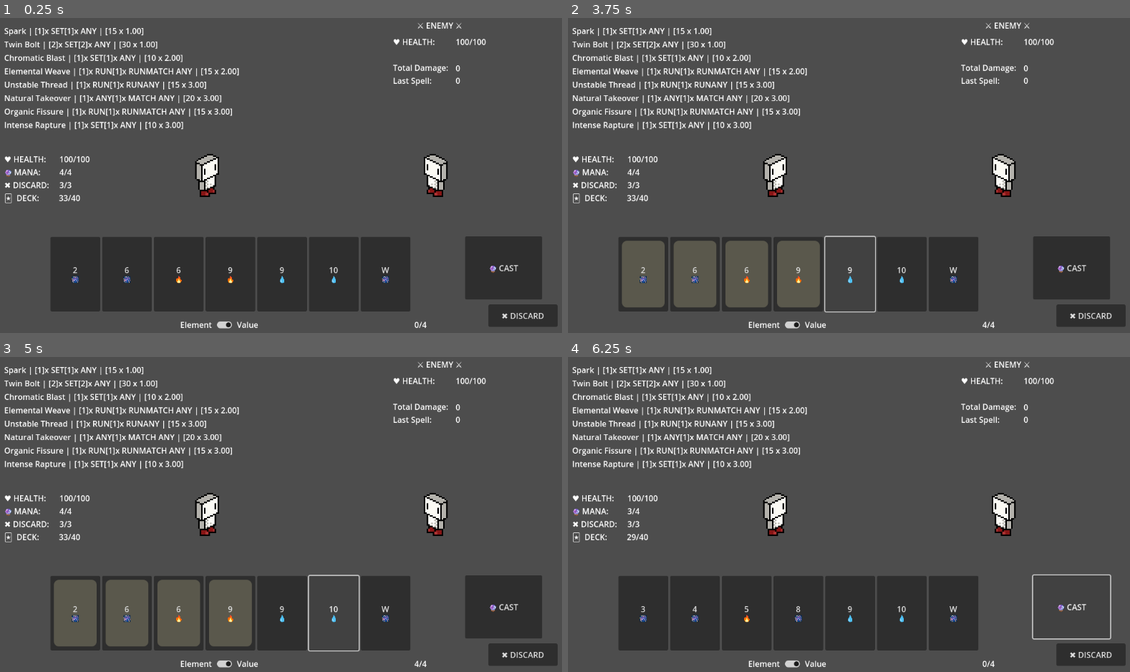
Above: before the commit, frames 1-4 (two rows, left to right).
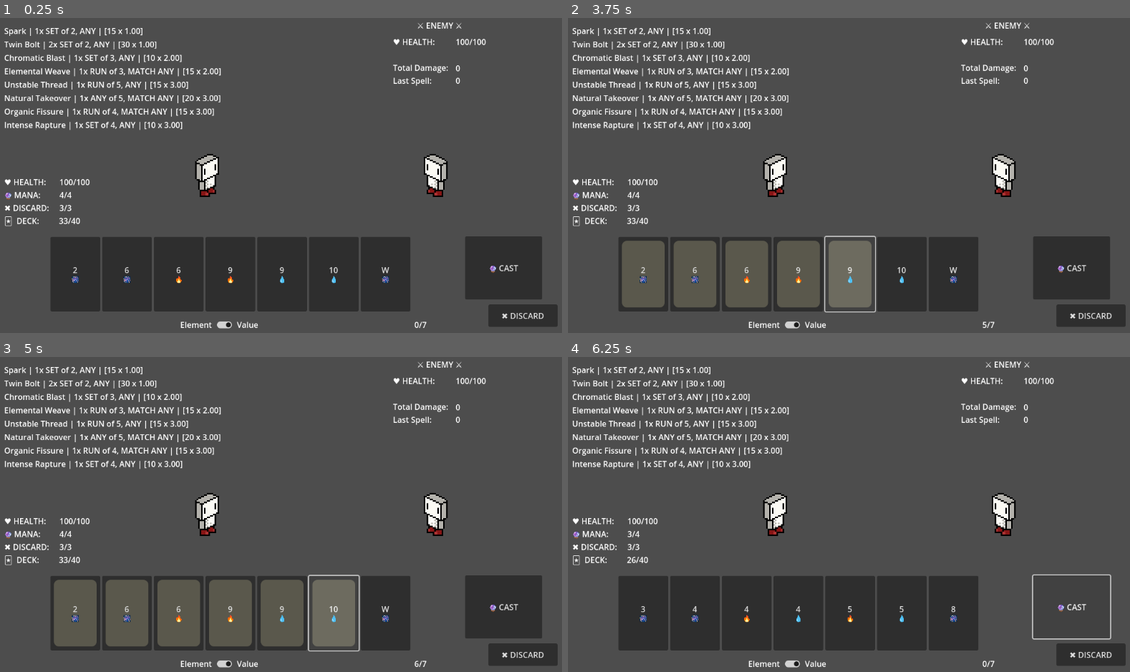
Above: after the commit, the same moments.

Repository: itsdotnickscott/wizard_card_game
Game: Godot game, scene res://scenes/battle.tscn
Same seed, same stepped clock (60 frames per second), same inputs: the game is played once before the commit and once after it.
Inputs:
- Up to frame 1 (0.25 s): no input
- Up to frame 2 (3.75 s): click "2 🎆" at 0.5 s; click "6 🎆" at 1.25 s; click "6 🔥" at 2 s; click "9 🔥" at 2.75 s; click "9 💧" at 3.5 s
- Up to frame 3 (5 s): click "10 💧" at 4.25 s
- Up to frame 4 (6.25 s): click "W 🎆" at 5 s; click "🔮 CAST" at 5.75 s

The runs differ from the first frame. In frame 1, 3.3% of the frame differs, in the area x 0-76%, y 3-99%; in frame 2, 4.9%; in frame 3, 6.4%; in frame 4, 3.4%.

Commit message:
Analysis wrap up

Diff:
--- a/scenes/battle_ui.tscn
+++ b/scenes/battle_ui.tscn
@@ -23,9 +23,9 @@
 [node name="PlayerStats" type="Label" parent="."]
 layout_mode = 0
 offset_left = 20.0
-offset_top = 278.0
+offset_top = 324.0
 offset_right = 230.0
-offset_bottom = 379.0
+offset_bottom = 425.0
 text = "♥ HEALTH:
 🔮 MANA:
 ✖ DISCARD:
--- a/scripts/analysis.gd
+++ b/scripts/analysis.gd
@@ -26,9 +26,11 @@
 
 ## Prints the title and hand composition of a [param spell] onto the console.
 static func get_spell_info(spell: Spell) -> String:
-	var subtitle := str(spell.quantity) + "x "
+	var subtitle := ""
 
 	for i in range(spell.parts()):
+		subtitle += str(spell.quantity[i]) + "x "
+
 		match spell.rank_combo[i]:
 			Spell.RankCombo.SET:
 				subtitle += "SET"
@@ -37,7 +39,7 @@
 			Spell.RankCombo.ANY:
 				subtitle += "ANY"
 
-		subtitle += " of %d, " % [spell.card_amt]
+		subtitle += " of %d, " % [spell.card_amt[i]]
 
 		match spell.elem_combo[i]:
 			Spell.ElemCombo.ANY:
--- a/scripts/player.gd
+++ b/scripts/player.gd
@@ -8,7 +8,7 @@
 var max_mana: int = 4
 var max_discards: int = 3
 var hand_limit: int = 7
-var select_limit: int = 4
+var select_limit: int = 7
 
 var health: int = max_health
 var mana: int = max_mana
